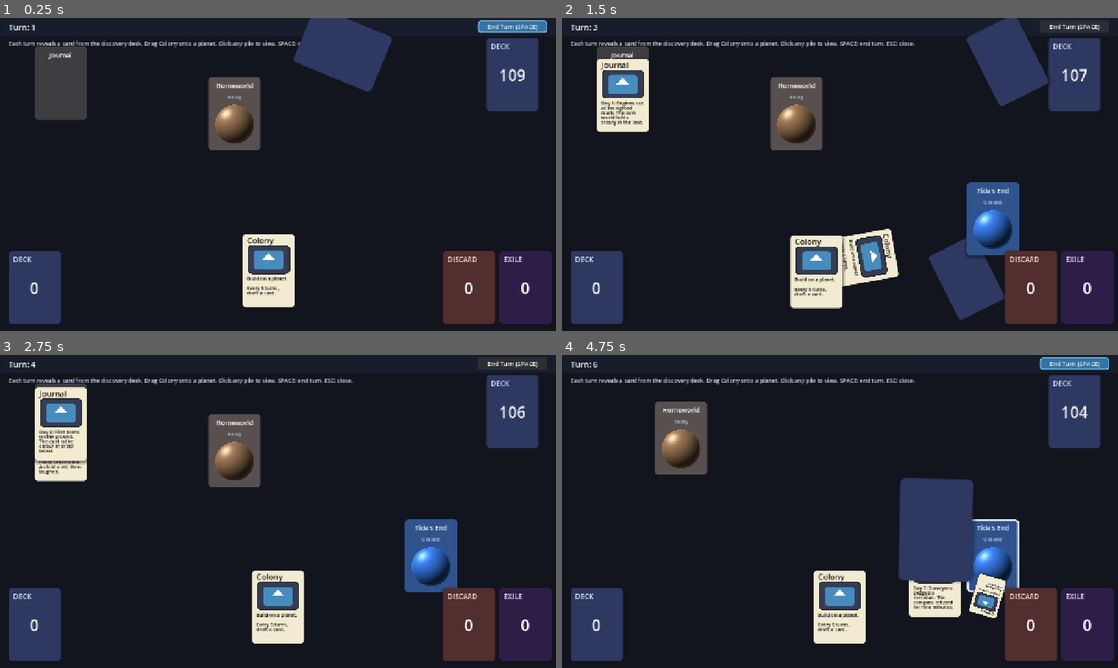
Above: before the commit, frames 1-4 (two rows, left to right).
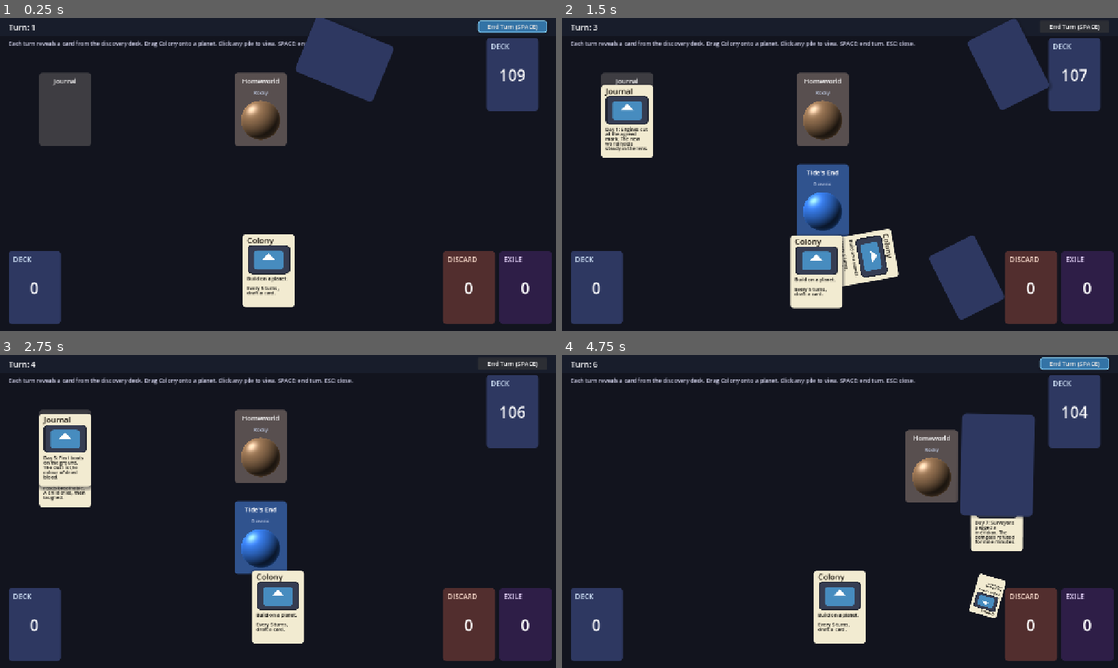
Above: after the commit, the same moments.

Repository: nedink/card-battler
Game: Godot game, scene res://scenes/main.tscn
Same seed, same stepped clock (60 frames per second), same inputs: the game is played once before the commit and once after it. The engine's default icon, where the game draws it, is replaced by a stand-in: a white triangle on a blue panel in a dark square.
Inputs (mouse positions are in pixels of both pictures, inside the frame that each line leads up to):
- Up to frame 1 (0.25 s): no input
- Up to frame 2 (1.5 s): click "End Turn (SPACE)" at 0.5 s; click "End Turn (SPACE)" at 1.25 s
- Up to frame 3 (2.75 s): click "End Turn (SPACE)" at 2 s
- Up to frame 4 (4.75 s): tap Enter at 2.75 s; drag from (795, 452) to (623, 439) at 2.77 s; drag from (623, 445) to (995, 555) at 3.52 s; tap Space at 4.25 s; click (995, 555) at 4.42 s

The runs differ from the first frame. In frame 1, 5.7% of the frame differs, in the area x 6-71%, y 0-43%; in frame 2, 11%; in frame 3, 10%; in frame 4, 15%, in the area x 16-85%, y 14-84%.

Commit message:
Replace random planet placement with a grid-based layout system
Planets now snap to a fixed CELL_W×CELL_H grid on drop and at emit time,
replacing the random non-overlapping placement and per-frame AABB separation
push. A drop-preview ghost highlights the nearest empty cell while dragging.

Co-Authored-By: Claude Sonnet 4.6 <noreply@anthropic.com>

Diff:
--- a/scripts/planet_card.gd
+++ b/scripts/planet_card.gd
@@ -7,11 +7,10 @@
 # down and rendered in front of the older ones, so the planet body and the
 # cards above each one cover all but its bottom peek.
 #
-# Pickable + physical boundary: the planet body and its building stack are
-# treated as a single rectangular region (see get_local_bounds). Clicks on
-# the stack pick up the planet for dragging, drag-played cards target the
-# planet when dropped anywhere over that rectangle, and inter-planet
-# separation pushes neighbours so the rectangles never overlap.
+# Pickable region: the planet body and its building stack are treated as a
+# single rectangular region (see get_local_bounds). Clicks on the stack pick
+# up the planet for dragging; drag-played cards target the planet when dropped
+# anywhere over that rectangle.
 
 signal planet_clicked(planet)
 
@@ -72,14 +71,13 @@
 
 # Padding (px) around each planet's pickable rectangle when checking for
 # overlap with neighbours. Two planets' rectangles must keep this much
-# clearance on every side, so dragging respects the same gap the random
-# emitter respects.
-const SEPARATION_PADDING := 14.0
-
 # Only one planet can be dragged at a time. Tracked at class level so a
 # second planet's Area2D click (e.g. from overlapping click areas, or a fast
 # user clicking another planet mid-drag) is ignored.
 static var _active_dragger: PlanetCard = null
+
+var play_space: PlaySpace = null
+var grid_cell: Vector2i = Vector2i.ZERO
 
 var _dragging: bool = false
 var _drag_offset: Vector2 = Vector2.ZERO
@@ -258,6 +256,8 @@
 			_active_dragger = self
 			var parent: Node2D = get_parent()
 			_drag_offset = position - parent.to_local(get_global_mouse_position())
+			if play_space != null:
+				play_space.release_cell(self)
 	else:
 		_end_drag()
 
@@ -267,12 +267,10 @@
 			_end_drag()
 			return
 		# Drive drag in the parent's local frame so play-space zoom doesn't
-		# distort the offset and so position math stays in the same space as
-		# get_world_bounds()'s separation checks.
+		# distort the offset.
 		var parent: Node2D = get_parent()
 		var target: Vector2 = parent.to_local(get_global_mouse_position()) + _drag_offset
 		position = target
-		_resolve_against_siblings()
 		if data != null:
 			data.position = position
 
@@ -280,46 +278,8 @@
 	_dragging = false
 	if _active_dragger == self:
 		_active_dragger = null
-
-func _resolve_against_siblings() -> void:
-	# Constrain this planet's position so its pickable rectangle doesn't
-	# overlap any sibling's. Siblings are immovable — the dragger slides
-	# along their edges instead of pushing them. Iterates a few times so
-	# resolving against one neighbour can't leave us overlapping another.
-	for _i in 4:
-		var any_overlap := false
-		var my_bounds := get_world_bounds()
-		for sib in get_parent().get_children():
-			if sib == self or not (sib is PlanetCard):
-				continue
-			var sib_bounds: Rect2 = sib.get_world_bounds()
-			var push: Vector2 = _aabb_separation_push(sib_bounds, my_bounds, SEPARATION_PADDING)
-			if push == Vector2.ZERO:
-				continue
-			position += push
-			any_overlap = true
-		if not any_overlap:
-			return
-
-static func _aabb_separation_push(a: Rect2, b: Rect2, padding: float) -> Vector2:
-	# Vector to apply to b so that b no longer overlaps a (with `padding` of
-	# clearance on every side). Returns Vector2.ZERO if already separated.
-	# Resolves along whichever axis has the smaller required push.
-	var a_inflated: Rect2 = a.grow(padding * 0.5)
-	var b_inflated: Rect2 = b.grow(padding * 0.5)
-	if not a_inflated.intersects(b_inflated):
-		return Vector2.ZERO
-	var a_center: Vector2 = a_inflated.position + a_inflated.size * 0.5
-	var b_center: Vector2 = b_inflated.position + b_inflated.size * 0.5
-	var dx := b_center.x - a_center.x
-	var dy := b_center.y - a_center.y
-	var overlap_x: float = (a_inflated.size.x + b_inflated.size.x) * 0.5 - absf(dx)
-	var overlap_y: float = (a_inflated.size.y + b_inflated.size.y) * 0.5 - absf(dy)
-	if overlap_x < overlap_y:
-		var dir_x: float = signf(dx) if dx != 0.0 else 1.0
-		return Vector2(dir_x * overlap_x, 0.0)
-	var dir_y: float = signf(dy) if dy != 0.0 else 1.0
-	return Vector2(0.0, dir_y * overlap_y)
+	if play_space != null:
+		play_space.snap_planet_to_grid(self)
 
 func get_local_bounds() -> Rect2:
 	# Rectangle (in this PlanetCard's local coords) covering the planet body
--- a/scripts/play_space.gd
+++ b/scripts/play_space.gd
@@ -1,20 +1,15 @@
 class_name PlaySpace extends Node2D
 
 # Hosts settled planet cards. Owns planet emission (card-back arc from the
-# planet deck → settle into a non-overlapping spot).
+# planet deck → settle into a grid cell).
 
 const CARD_BACK_SCENE := preload("res://scenes/card_back.tscn")
 const PLANET_CARD_SCENE := preload("res://scenes/planet_card.tscn")
 const CARD_SCENE := preload("res://scenes/card.tscn")
 
-# Bounds within which planets settle. Wider than the manual-reposition bounds
-# in PlanetCard because the play space spans most of the screen.
-const PLAY_BOUNDS := Rect2(20, 60, 1040, 470)
-const PLACEMENT_TRIES := 12
-# Card centers settle within these ranges. X leaves 60px (card half-width) of
-# margin from each edge.
-const SETTLE_X_RANGE := Vector2(100, 1000)
-const SETTLE_Y_RANGE := Vector2(380, 470)
+# Grid cell size. Cards are 120×168; the extra margin keeps neighbours apart.
+const CELL_W := 150
+const CELL_H := 210
 
 const EMIT_ARC_PEAK := 140.0
 const EMIT_DURATION := 0.55
@@ -31,9 +26,12 @@
 
 # Drag-to-pan: a left-button press on the background within ZOOM_REGION starts
 # tracking, but pan only commits once the cursor has moved this many pixels.
-# That way a click on a pile click-area inside ZOOM_REGION (e.g. PlanetDeck)
-# doesn't jiggle the view when the user just meant to open its viewer.
 const PAN_DRAG_THRESHOLD := 4.0
+
+# Drop-preview colors. Slightly lighter fill than the card background so the
+# ghost reads clearly without fighting the card that will land there.
+const PREVIEW_FILL   := Color(0.26, 0.31, 0.44, 0.85)
+const PREVIEW_BORDER := Color(0.55, 0.60, 0.72, 0.70)
 
 enum PanState { IDLE, PENDING, ACTIVE }
 
@@ -50,14 +48,11 @@
 # is the sole signal during a card play.
 var _hovered_planet: PlanetCard = null
 
-# Set by main.gd. Read to defer to hand interactions (a hovered card, or a
-# modal that paused the hand) when deciding whether to start a pan.
+# Set by main.gd. Read to defer to hand interactions when deciding whether to
+# start a pan.
 var hand: Node = null
 
-# Set true while a full-screen modal is up. Mouse motion is already swallowed
-# by the modal's backdrop so no new hovers can fire, but a planet that was
-# hovered when the modal opened would otherwise stay highlighted underneath.
-# Setting this clears the current hover and blocks subsequent updates.
+# Set true while a full-screen modal is up.
 var input_paused: bool = false:
 	set(value):
 		input_paused = value
@@ -65,8 +60,35 @@
 			_hovered_planet.set_hovered(false)
 			_hovered_planet = null
 
+# Grid: tracks which cells are occupied. Key = Vector2i cell, value = PlanetCard.
+var _occupied: Dictionary = {}
+
+# Drop-preview state. Drawn via _draw() on this node so it sits below planets.
+var _preview_visible: bool = false
+var _preview_cell: Vector2i = Vector2i.ZERO
+
 func set_planet_deck_position(world_pos: Vector2) -> void:
 	_planet_deck_position = world_pos
+
+func _process(_delta: float) -> void:
+	var dragger = PlanetCard._active_dragger
+	if dragger != null and is_instance_valid(dragger):
+		var cell := _nearest_empty_cell(dragger.position)
+		if not _preview_visible or cell != _preview_cell:
+			_preview_visible = true
+			_preview_cell = cell
+			queue_redraw()
+	elif _preview_visible:
+		_preview_visible = false
+		queue_redraw()
+
+func _draw() -> void:
+	if not _preview_visible:
+		return
+	var center := cell_to_world(_preview_cell)
+	var rect := Rect2(center - PlanetCard.BODY_HALF, PlanetCard.SIZE)
+	draw_rect(rect, PREVIEW_FILL, true)
+	draw_rect(rect, PREVIEW_BORDER, false, 2.0)
 
 func _unhandled_input(event: InputEvent) -> void:
 	if event is InputEventMouseButton:
@@ -115,11 +137,6 @@
 		hit.set_hovered(true)
 
 func _can_start_pan(screen_pos: Vector2) -> bool:
-	# Press initiates a pan only if the click would otherwise hit the empty
-	# background. Planet clicks (Area2D) and hand-card drags both arrive on
-	# the same press event, so we explicitly defer to them here — a planet
-	# under the cursor or a hovered hand card means the click belongs to
-	# them, not us.
 	if not ZOOM_REGION.has_point(screen_pos):
 		return false
 	if get_planet_under_cursor(screen_pos) != null:
@@ -133,9 +150,7 @@
 
 func _zoom_at(screen_pos: Vector2, factor: float) -> void:
 	# Anchor the zoom so the play-space point currently rendered at
-	# screen_pos remains at screen_pos after the scale change. Derivation:
-	# screen = position + scale * local; want local fixed → new_position =
-	# screen - new_scale * (screen - position) / scale.
+	# screen_pos remains at screen_pos after the scale change.
 	var current := scale.x
 	var target: float = clampf(current * factor, ZOOM_MIN, ZOOM_MAX)
 	if is_equal_approx(target, current):
@@ -145,8 +160,7 @@
 	scale = Vector2(target, target)
 
 func get_planet_under_cursor(world_point: Vector2):
-	# Return the topmost PlanetCard under the cursor, or null. Topmost = last
-	# child (Godot draws children in order, last on top).
+	# Return the topmost PlanetCard under the cursor, or null.
 	var children := _planets_container.get_children()
 	for i in range(children.size() - 1, -1, -1):
 		var child = children[i]
@@ -162,16 +176,16 @@
 	return result
 
 func place_planet_immediate(planet_data, local_pos: Vector2) -> PlanetCard:
-	# Used for the homeworld and the journal card at game start — no arc, just
-	# appear. local_pos is in this PlaySpace's local frame.
-	var pc := _spawn_planet(planet_data, local_pos)
+	# Used for the homeworld and journal card at game start — no arc, just
+	# appear. Snaps local_pos to the nearest empty grid cell.
+	var cell := _nearest_empty_cell(local_pos)
+	var snapped := cell_to_world(cell)
+	var pc := _spawn_planet(planet_data, snapped, cell)
 	pc.scale = Vector2.ONE
 	return pc
 
 func find_card_by_tag(tag: String) -> PlanetCard:
 	# Locate a board card whose data carries `tag` (e.g. "journal", "alien_ship").
-	# Returns the first match or null. Stable: there's at most one journal card,
-	# and discovering the second alien ship just picks up whichever is topmost.
 	for child in _planets_container.get_children():
 		if child is PlanetCard and child.data != null and tag in child.data.card_types:
 			return child
@@ -182,8 +196,7 @@
 
 func emit_journal_entry(entry: CardData) -> void:
 	# Animate a card-back from the planet-deck position to the journal card's
-	# location, then swap in a real Card and stack it onto the journal. If the
-	# journal card is missing (shouldn't happen mid-run) the entry is dropped.
+	# location, then swap in a real Card and stack it onto the journal.
 	var journal := find_card_by_tag("journal")
 	if journal == null:
 		return
@@ -217,12 +230,10 @@
 	journal.attach_building_card(card)
 
 func emit_next_planet(planet_data) -> void:
-	# Animate a card-back from the planet-deck position arcing into a
-	# non-overlapping spot in the play space, then swap in a real PlanetCard.
-	# `target` is in PlaySpace-local space; the arc itself drives global
-	# position so it can fly from the planet deck (a sibling under main, in
-	# global coords) — convert once when seeding the tween.
-	var target := _find_non_overlapping_position()
+	# Animate a card-back from the planet-deck position arcing into an empty
+	# grid cell visible on screen, then swap in a real PlanetCard.
+	var cell := find_empty_cell_in_view()
+	var target := cell_to_world(cell)
 	planet_data.position = target
 	var target_global := to_global(target)
 
@@ -241,72 +252,94 @@
 	tween.tween_method(_arc_back.bind(back, start, control, target_global), 0.0, 1.0, EMIT_DURATION)
 	tween.parallel().tween_property(back, "rotation", -PI, EMIT_DURATION)
 	tween.parallel().tween_property(back, "scale", Vector2(1.4, 1.4), EMIT_DURATION)
-	tween.finished.connect(_on_emit_arc_done.bind(back, planet_data, target))
+	tween.finished.connect(_on_emit_arc_done.bind(back, planet_data, target, cell))
 
 func _arc_back(t: float, back: Node2D, start: Vector2, control: Vector2, end: Vector2) -> void:
 	var u := 1.0 - t
 	back.global_position = u * u * start + 2.0 * u * t * control + t * t * end
 
-func _on_emit_arc_done(back: Node2D, planet_data, target: Vector2) -> void:
+func _on_emit_arc_done(back: Node2D, planet_data, target: Vector2, cell: Vector2i) -> void:
 	back.queue_free()
-	var pc := _spawn_planet(planet_data, target)
+	var pc := _spawn_planet(planet_data, target, cell)
 	pc.play_settle_in()
 	GameState.planet_settled.emit(planet_data)
 
-func _spawn_planet(planet_data, local_pos: Vector2) -> PlanetCard:
-	# `local_pos` is in this PlaySpace's local frame (the same frame
-	# _find_non_overlapping_position generates candidates in). Setting `position`
-	# rather than `global_position` keeps the spawn in the right spot when the
-	# play space is zoomed or panned.
+func _spawn_planet(planet_data, local_pos: Vector2, cell: Vector2i) -> PlanetCard:
 	var pc: PlanetCard = PLANET_CARD_SCENE.instantiate()
 	_planets_container.add_child(pc)
 	pc.position = local_pos
+	pc.play_space = self
+	pc.grid_cell = cell
 	pc.bind_data(planet_data)
 	planet_data.position = local_pos
+	_occupied[cell] = pc
 	return pc
 
-func _find_non_overlapping_position() -> Vector2:
-	# A new planet has no buildings yet, so its candidate AABB is just the
-	# 120×168 body footprint, separation-padded. We check that footprint
-	# against every existing planet's full (body + stack) world bounds so
-	# the random emitter respects the same boundary the drag code does.
-	var existing_bounds: Array = []
-	for child in _planets_container.get_children():
-		if child is PlanetCard:
-			existing_bounds.append(child.get_world_bounds())
-	var pad: float = PlanetCard.SEPARATION_PADDING
-	for _i in PLACEMENT_TRIES:
-		var c := Vector2(
-			randf_range(SETTLE_X_RANGE.x, SETTLE_X_RANGE.y),
-			randf_range(SETTLE_Y_RANGE.x, SETTLE_Y_RANGE.y))
-		var candidate := _candidate_body_bounds(c)
-		if _candidate_clear(candidate, existing_bounds, pad):
-			return c
-	# Fallback: pick the candidate furthest from all existing planet centers.
-	var best := Vector2((SETTLE_X_RANGE.x + SETTLE_X_RANGE.y) * 0.5,
-		(SETTLE_Y_RANGE.x + SETTLE_Y_RANGE.y) * 0.5)
-	var best_min_dist := -1.0
-	for _i in 24:
-		var c := Vector2(
-			randf_range(SETTLE_X_RANGE.x, SETTLE_X_RANGE.y),
-			randf_range(SETTLE_Y_RANGE.x, SETTLE_Y_RANGE.y))
-		var min_d := INF
-		for eb in existing_bounds:
-			var ec: Vector2 = eb.position + eb.size * 0.5
-			min_d = minf(min_d, c.distance_to(ec))
-		if min_d > best_min_dist:
-			best_min_dist = min_d
-			best = c
-	return best
-
-static func _candidate_body_bounds(center: Vector2) -> Rect2:
-	# World-space AABB for a fresh (no-buildings) planet centred at `center`.
-	return Rect2(center - PlanetCard.BODY_HALF, PlanetCard.SIZE)
-
-static func _candidate_clear(candidate: Rect2, existing_bounds: Array, pad: float) -> bool:
-	var inflated: Rect2 = candidate.grow(pad * 0.5)
-	for eb in existing_bounds:
-		var other: Rect2 = (eb as Rect2).grow(pad * 0.5)
-		if inflated.intersects(other):
-			return false
-	return true
+# --- Grid utilities ---
+
+static func world_to_cell(pos: Vector2) -> Vector2i:
+	return Vector2i(roundi(pos.x / CELL_W), roundi(pos.y / CELL_H))
+
+static func cell_to_world(cell: Vector2i) -> Vector2:
+	return Vector2(cell.x * CELL_W, cell.y * CELL_H)
+
+func _get_visible_rect_local() -> Rect2:
+	var vp := get_viewport_rect()
+	var tl := to_local(vp.position)
+	var br := to_local(vp.end)
+	return Rect2(minf(tl.x, br.x), minf(tl.y, br.y), absf(br.x - tl.x), absf(br.y - tl.y))
+
+func find_empty_cell_in_view() -> Vector2i:
+	# Find the empty cell closest to the screen center within the visible area.
+	# Falls back to a spiral search if every visible cell is occupied.
+	var vr := _get_visible_rect_local()
+	if vr.size == Vector2.ZERO:
+		return _find_empty_cell_spiral(Vector2i.ZERO)
+	var center_cell := world_to_cell(vr.get_center())
+	var min_col := floori(vr.position.x / CELL_W)
+	var max_col := ceili(vr.end.x / CELL_W)
+	var min_row := floori(vr.position.y / CELL_H)
+	var max_row := ceili(vr.end.y / CELL_H)
+	var candidates: Array = []
+	for row in range(min_row, max_row + 1):
+		for col in range(min_col, max_col + 1):
+			var cell := Vector2i(col, row)
+			if not _occupied.has(cell):
+				candidates.append(cell)
+	if candidates.is_empty():
+		return _find_empty_cell_spiral(center_cell)
+	candidates.sort_custom(func(a: Vector2i, b: Vector2i) -> bool:
+		var da := (Vector2(a) - Vector2(center_cell)).length_squared()
+		var db := (Vector2(b) - Vector2(center_cell)).length_squared()
+		return da < db
+	)
+	return candidates[0]
+
+func _nearest_empty_cell(pos: Vector2) -> Vector2i:
+	return _find_empty_cell_spiral(world_to_cell(pos))
+
+func _find_empty_cell_spiral(center: Vector2i) -> Vector2i:
+	# Expand outward in square rings until an empty cell is found.
+	for radius in range(0, 200):
+		for dy in range(-radius, radius + 1):
+			for dx in range(-radius, radius + 1):
+				if abs(dx) == radius or abs(dy) == radius:
+					var cell := center + Vector2i(dx, dy)
+					if not _occupied.has(cell):
+						return cell
+	return center
+
+# --- Cell ownership ---
+
+func release_cell(planet: PlanetCard) -> void:
+	if _occupied.get(planet.grid_cell) == planet:
+		_occupied.erase(planet.grid_cell)
+
+func snap_planet_to_grid(planet: PlanetCard) -> void:
+	var cell := _nearest_empty_cell(planet.position)
+	planet.grid_cell = cell
+	_occupied[cell] = planet
+	var target := cell_to_world(cell)
+	planet.position = target
+	if planet.data != null:
+		planet.data.position = target
